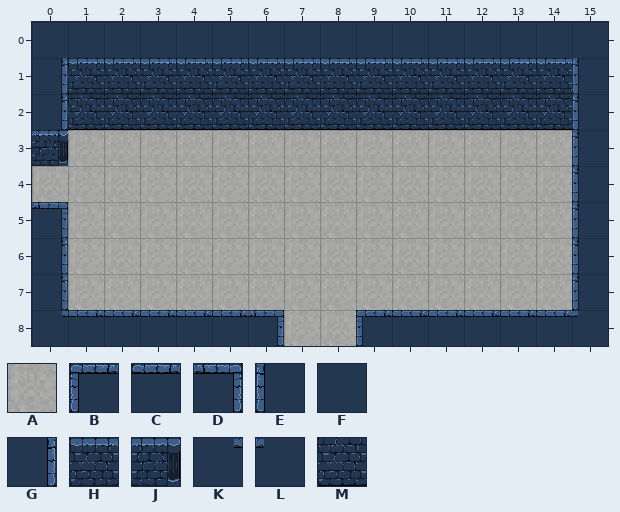
Tiled map, stored at maps/dungeon-07.tmx. This is how it looked before the edit.
Cells are 50x50 px. Shown: x 0..15, y 0..8.
Key: from "tiles": A 1, B 6, C 7, D 8, E 9, F 10, G 11, H 13, J 14, K 17, L 18, M 23.
_ is an empty cell.
Layer "floor" before, first column x 0:
0 FFFFFFFFFFFFFFFF
1 GHHHHHHHHHHHHHHE
2 GMMMMMMMMMMMMMME
3 JAAAAAAAAAAAAAAE
4 AAAAAAAAAAAAAAAE
5 DAAAAAAAAAAAAAAE
6 GAAAAAAAAAAAAAAE
7 GAAAAAAAAAAAAAAE
8 KCCCCCDAABCCCCCL
Now the later version:
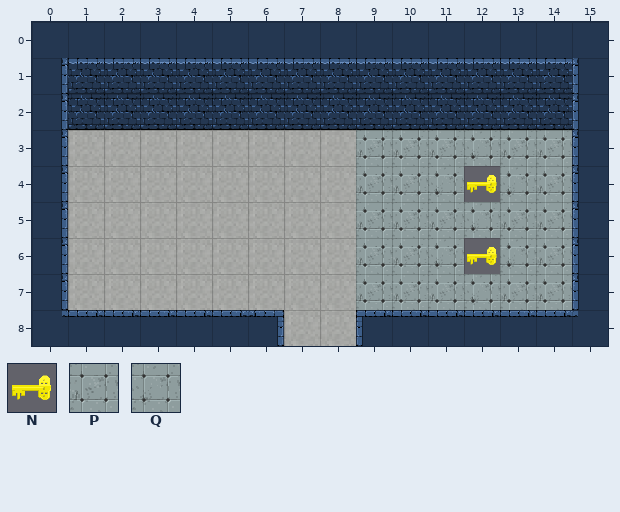
Further tiles: from "tiles": N 4, P 72, Q 76.
The edit:
Changed rows in their new state; . is an unchanged cell.
Layer "floor":
first column x 0:
3 G........PPPQPP
4 G........PPQNQP
5 G........PPPQPP
6 .........PPQNQP
7 .........PPPQPP
